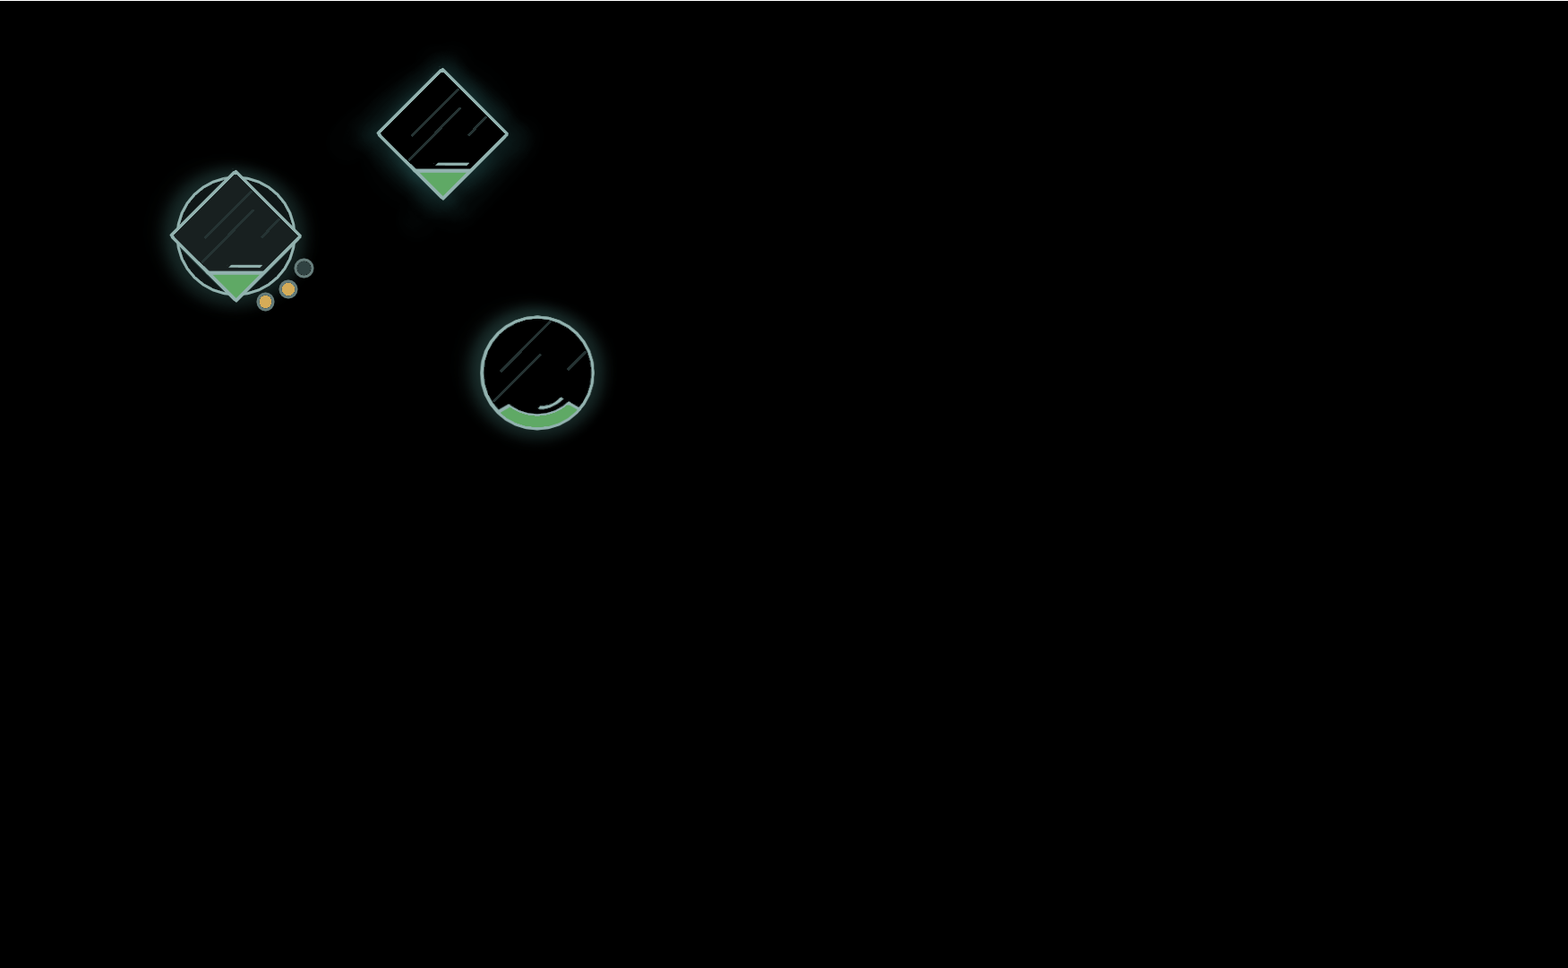
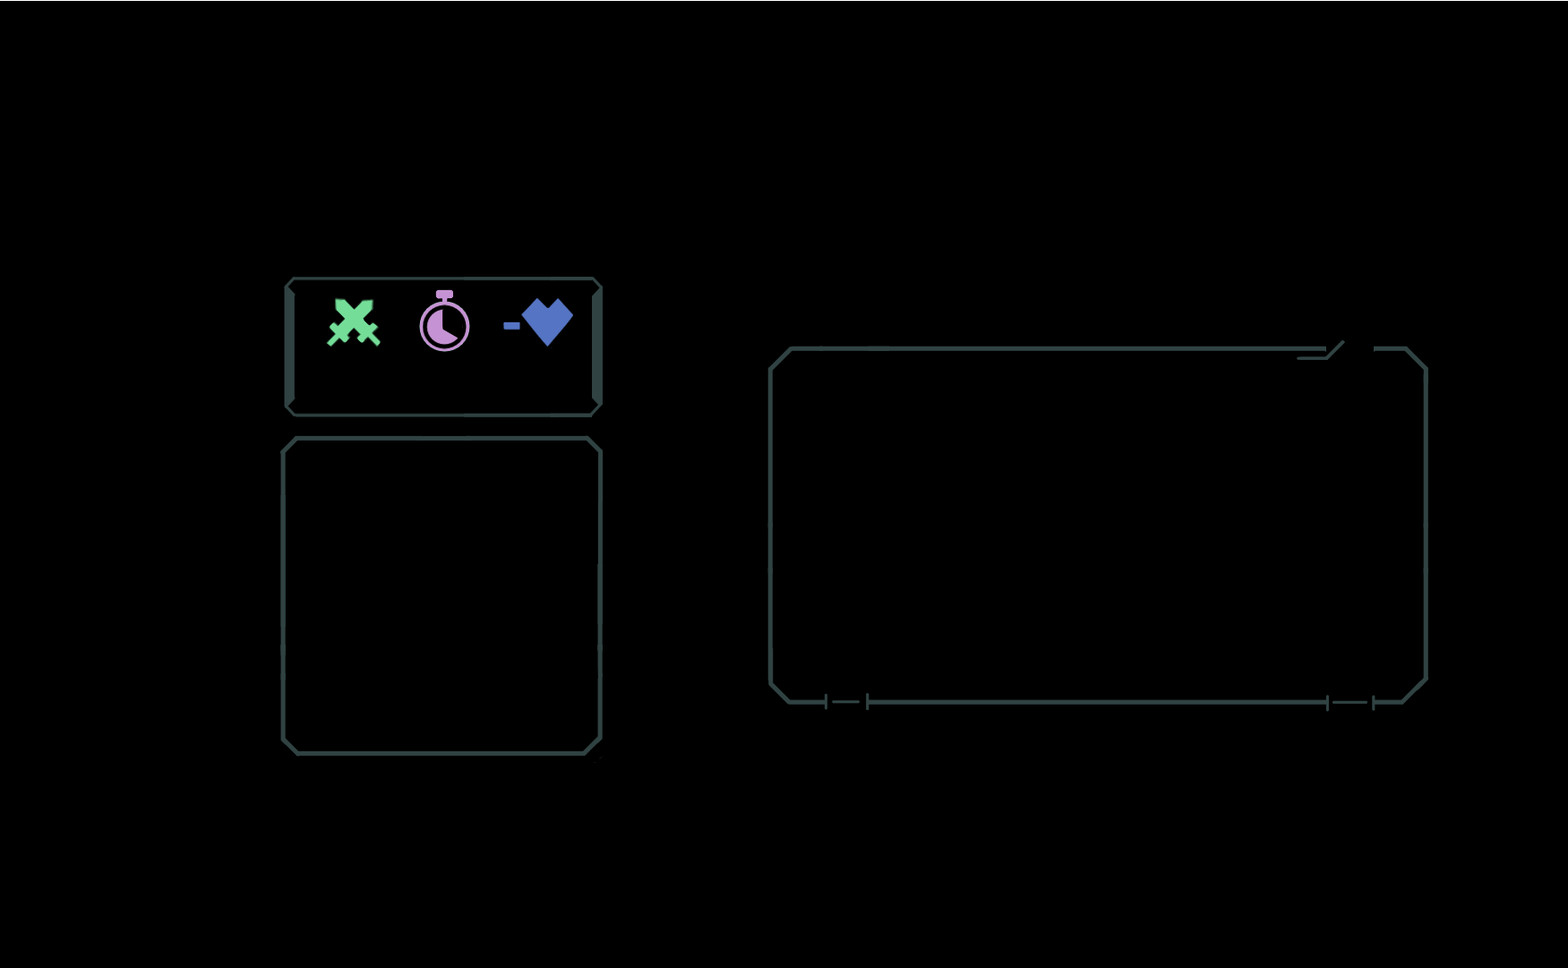
Layer changes from the first 1568x968 image to the second:
hid group "Function Blocks" (15 layers) over [151, 48, 1430, 763]
painted on "Circle_Black" over [171, 171, 344, 344]
painted on "Circle Glow 1" over [151, 137, 344, 344]
painted on "Diamond Circle" over [151, 114, 402, 516]
painted on "Circle Glow" over [151, 137, 344, 344]
painted on "Diamond_Black" over [229, 114, 1261, 763]
painted on "Glow 1" over [229, 48, 615, 402]
added group "Elevator UI" with 6 layers above "Startup" over [151, 48, 1430, 763]
added layer "Stats" in group "Elevator UI" over [151, 48, 459, 287]
added layer "Graph" in group "Elevator UI" over [151, 114, 516, 746]
added layer "Next Loc" in group "Elevator UI" over [802, 515, 1430, 712]
painted on "Background" (1st of 2) over [151, 48, 1430, 763]